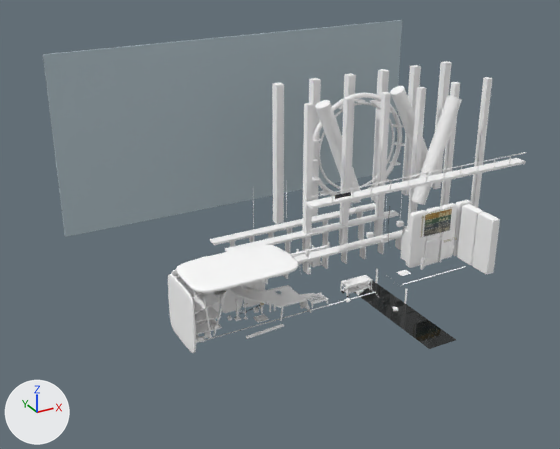
The glTF model unity/DeadLetter/Assets/Art/DL-01/DL-01.gltf as it was, and as the next commit left it.
Before and after are seen from a camera (50 mm lens) standing at (-10.6, -23.4, 15.5) and looking at (4.5, 4.1, 1.8). The axes (+X, +Y, +Z) are drawn at lower left. The lights are the same throughout. The picture after the commit comes second. Where no turn or scale is listed for an object, it has been applied to the vertices.

The first picture shows 'AlcoveWalls', 'Bulkhead', 'Ceiling', 'FarWall', 'Hall', 'HallMachinery', 'LoreGradeChart', 'MECH_Door_dl01_shutter', 'Racking', 'TrenchWater' and 21 more.
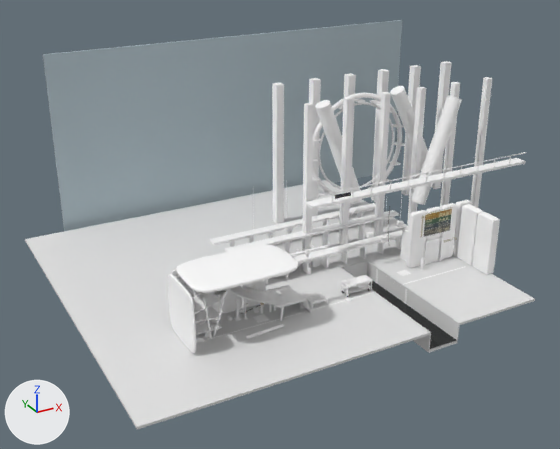
Location of each change, [x1, y1, x2, y2] in pixels of the pictures (560 x 449 px):
```json
{"object": "Floor", "change": "added", "after": [25, 180, 535, 430]}
```

The change, as JSON lines over the scene's bpy script:
```json
{"op": "add", "block": "me_floor_dl_01", "code": ["me_floor_dl_01 = bpy.data.meshes.new('Floor@DL-01')", "me_floor_dl_01.from_pydata(...)  # 52 vertices, 82 faces; spans x -5.0..12.0, y -4.0..12.0, z -0.9..0.0"]}
{"op": "add", "block": "ob_floor", "code": ["ob_floor = bpy.data.objects.new('Floor', me_floor_dl_01)", "ob_floor.location = (0.0, 0.0, 0.0)"]}
```
